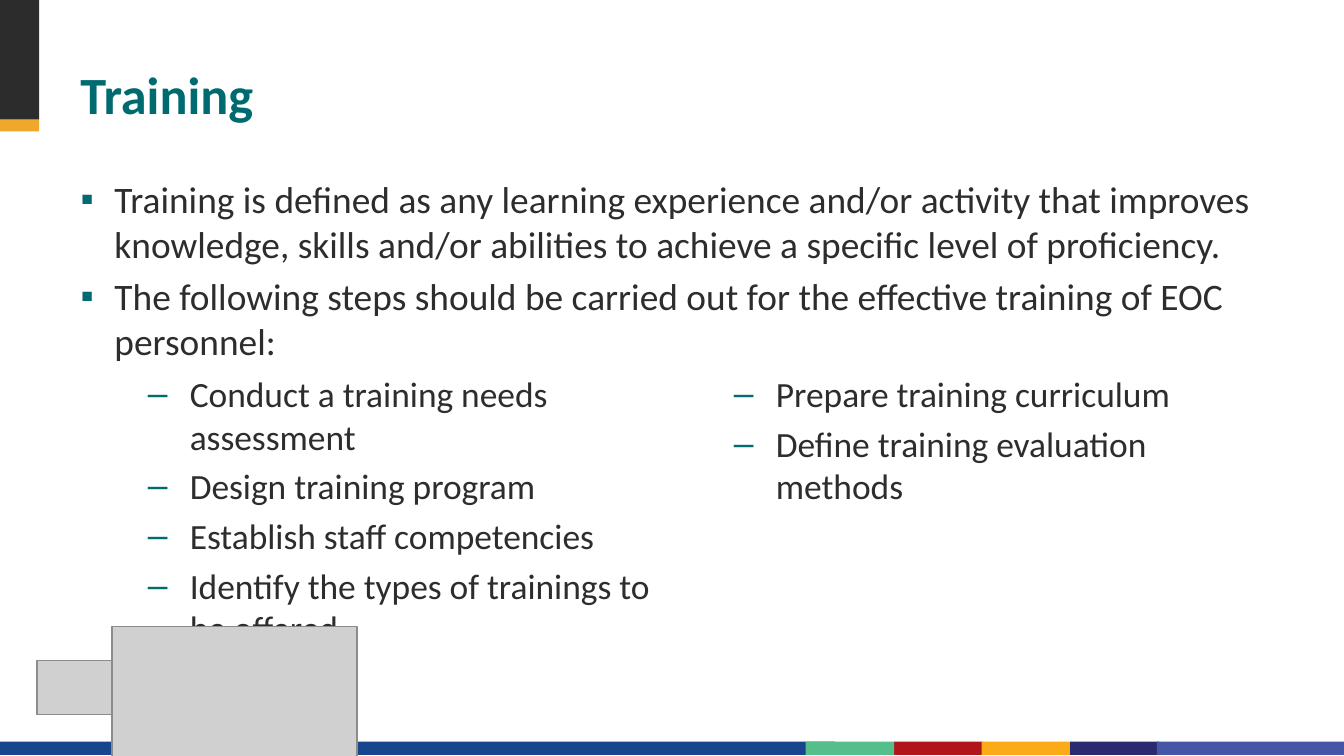
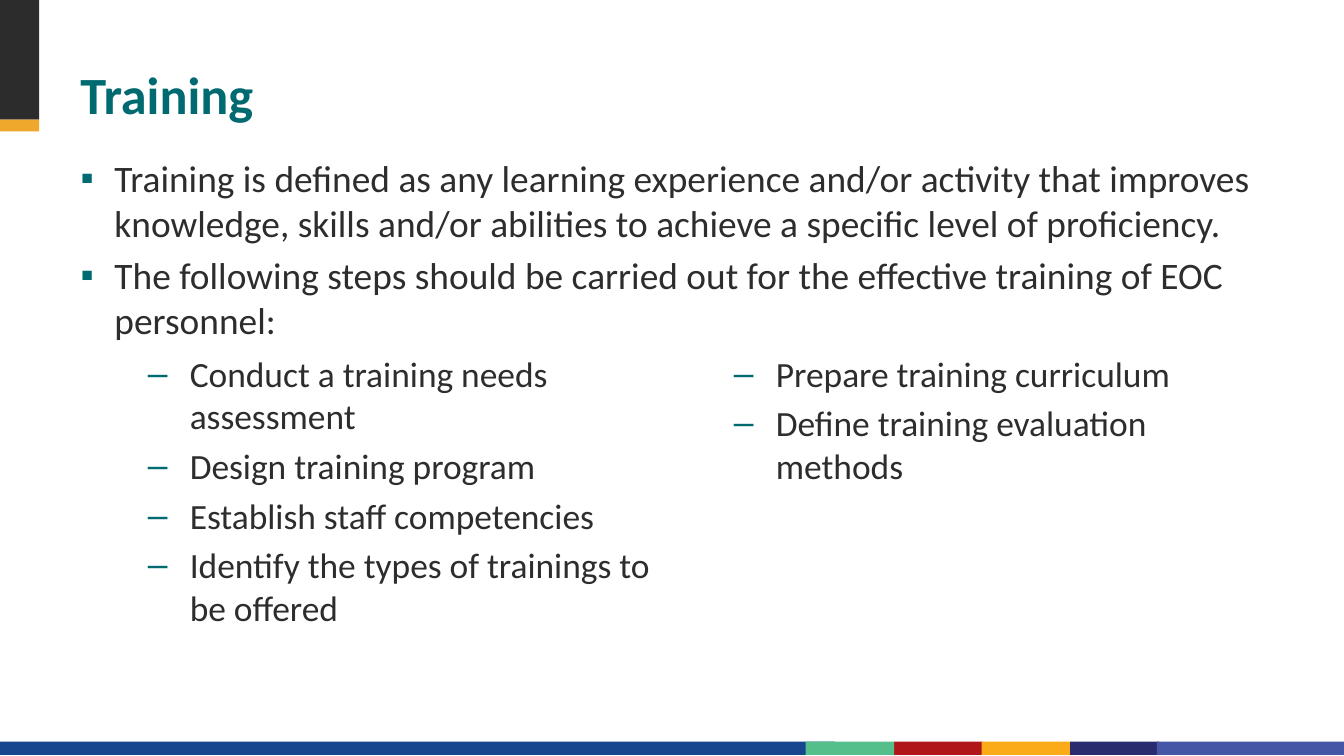
Before and after one commit to talus-analytics-bus/cdc-eoc, a slide deck: slide 16 of src/assets/documents/EOC Development Tool/7 - How do we keep the EOC prepared/prepare-7-2020-eoc-preparedness-planning-training-aar.pptx. Drawn at 1344x756 pixels with LibreOffice and Linux fonts; fonts in the diff are those of the drawing; grey boxes stand for pictures; background and template pictures are left out. Boxes give left, top, right and bottom in pixels: in the first picture for what was removed or moved away, otherwise in the second. Text is boxed around its words. In the diff, an @@ line names an element or a change of style, - is before the commit and + after.

```diff
--- a/src/assets/documents/EOC Development Tool/7 - How do we keep the EOC prepared/prepare-7-2020-eoc-preparedness-planning-training-aar.pptx
+++ b/src/assets/documents/EOC Development Tool/7 - How do we keep the EOC prepared/prepare-7-2020-eoc-preparedness-planning-training-aar.pptx
@@ text "Training is defined as any ...": place and size @@
-text "Training is defined as any ..." at (114, 187, 1249, 361)
+text "Training is defined as any ..." at (114, 166, 1249, 340)
@@ text "Conduct a training needs assessment" rewrapped from (190, 382, 1170, 627) to (190, 362, 1170, 622) @@
@@ picture removed at (112, 626, 356, 756) @@
@@ rectangle removed at (0, 653, 224, 735) @@
@@ picture removed at (36, 660, 112, 714) @@
```
Also in this commit, not shown: 41 other slides changed, 1 slide added, 1 slide removed, 4 other files.
